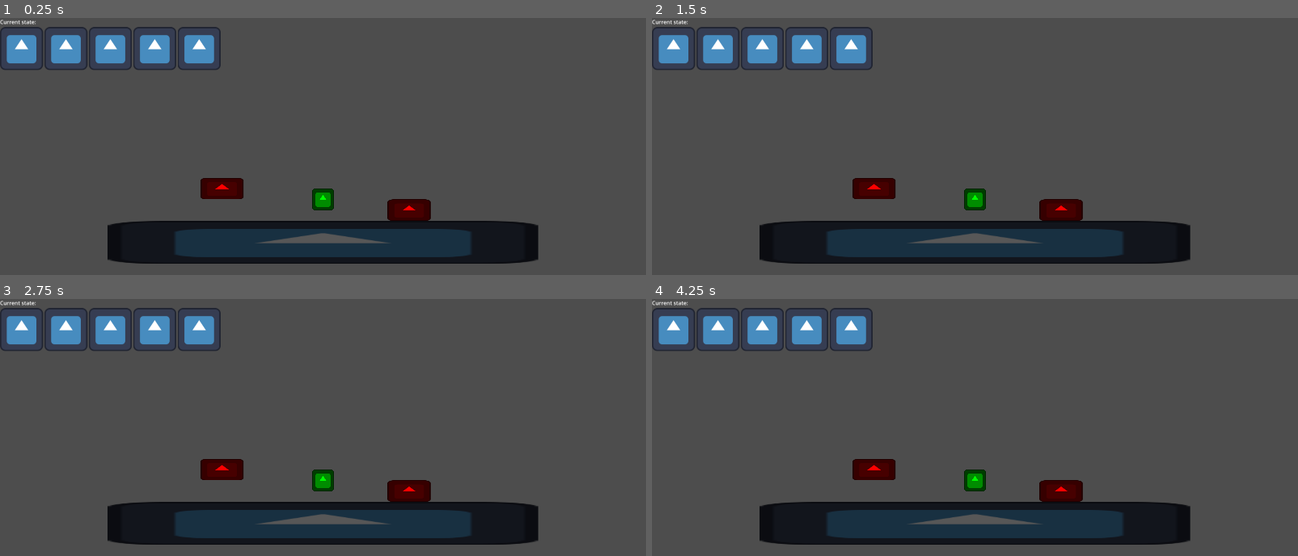
Above: before the commit, frames 1-4 (two rows, left to right).
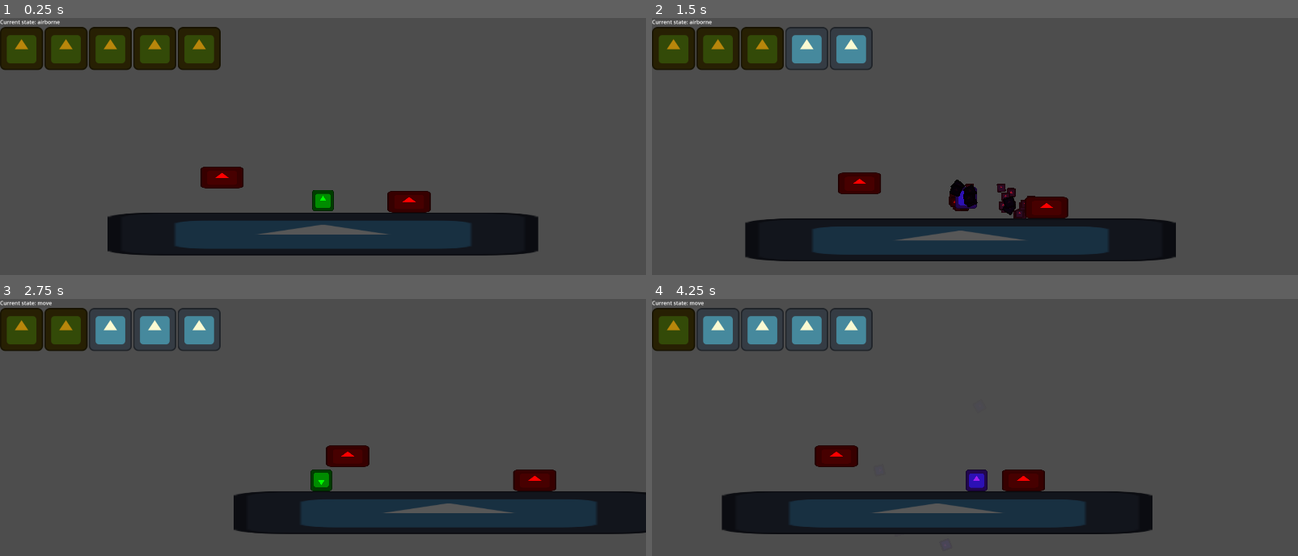
Above: after the commit, the same moments.

Repository: BitesTheGaster/SoyZoteboat
Game: Godot game, scene res://main.tscn
Same seed, same stepped clock (60 frames per second), same inputs: the game is played once before the commit and once after it. The engine's default icon, where the game draws it, is replaced by a stand-in: a white triangle on a blue panel in a dark square.
Inputs:
- Up to frame 1 (0.25 s): no input
- Up to frame 2 (1.5 s): hold Right (Right) from 0.53 s (still down); tap C (Dash) at 0.6, 1.35 s; tap Z (Jump) at 0.77 s
- Up to frame 3 (2.75 s): tap Z (Jump) at 1.52 s; release Right (Right) at 2.03 s; hold Left (Left) from 2.03 s (still down); tap X (Slash) at 2.1 s; tap C (Dash) at 2.3 s
- Up to frame 4 (4.25 s): release Left (Left) at 2.78 s; hold Right (Right) from 2.78 s (still down); tap C (Dash) at 2.85, 3.6 s; tap Z (Jump) at 3.02, 3.77 s

The runs differ from the first frame. In frame 1, 14% of the frame differs, in the area x 0-84%, y 0-96%; in frame 2, 9.9%; in frame 3, 20%, in the area x 0-100%, y 0-96%; in frame 4, 16%.
Error before the commit: Parse Error: Could not resolve class "PlayerState". (res://StateMachines/Player/AirbornePlayerState.gd:1)

Commit message:
dashing, health, particles

Diff:
--- a/Controllers/PlayerController.gd
+++ b/Controllers/PlayerController.gd
@@ -5,30 +5,57 @@
 func _process(delta: float) -> void:
 	if not p.is_gameplay: return
 
+	# Quit game if player dies
+	if p.Health <= 0:
+		get_tree().quit()
+
+	# Make player purple while invinsible
+	if p.is_invincible:
+		p.sprite.modulate = Color.PURPLE
+	else:
+		p.sprite.modulate = Color.GREEN
+
+	# Updating slash position
+	if !p.attacking:
+		var ang = Vector2.ZERO
+		if p.raw_dir.y:
+			ang = Vector2(0, p.raw_dir.y)
+		else:
+			ang = Vector2(p.last_dir, 0)
+		p.slash_center.rotation = ang.angle()
+
+	# Face player to last pressed direction
+	p.sprite.flip_v = p.last_dir == -1
+
+	# Updating base variables
 	p.falling = p.velocity.y > 0
 	if p.jumping and p.falling:
 		p.jumping = false
 	elif Input.is_action_just_pressed("Jump") and p.velocity.y <= 0:
 		p.jumping = true
+	if p.is_on_floor() and not p.canDash and not p.dashing:
+		p.canDash = true
 
 
 func _physics_process(delta: float) -> void:
 	if not p.is_gameplay: return
 
+	# Apply player moves
 	p.move_and_slide()
 
 func handle_physics(delta: float):
-	# Add the gravity.
-	if not p.is_on_floor():
+	# Add the gravity
+	if not p.is_on_floor() or not p.dashing:
 		p.velocity += p.G * delta
 
-	#Add pogo knockback
+	# Add pogo knockback
 	if p.pogo_velocity.x:
 		p.velocity.x = p.pogo_velocity.x
 		p.current_speed = 0
 		p.pogo_velocity.x = 0
 	if p.pogo_velocity.y:
 		p.velocity.y = p.pogo_velocity.y
+		p.canDash = p.canDash or p.pogo_velocity.y < 0
 		p.pogo_velocity.y = 0
 
 	if p.active_input:
@@ -39,46 +66,66 @@
 
 func handle_input():
 	if p.active_input:
-		p.raw_dir = Input.get_vector("Left", "Right", "Up", "Down")
-		if not p.dashing:
-			p.move_dir = p.raw_dir.x
-		if p.raw_dir and !p.attacking:
-			var ang = Vector2.ZERO
-			if p.raw_dir.y:
-				ang = Vector2(0, p.raw_dir.y)
-			else:
-				ang = Vector2(p.raw_dir.x, 0)
-			p.slash_center.rotation = ang.angle()
+		# Get move input
+		p.raw_dir = Vector2(Input.get_axis("Left", "Right"), Input.get_axis("Up", "Down"))
+		p.move_dir = p.raw_dir.x
+		if p.raw_dir.x and !p.dashing:
+			p.last_dir = p.raw_dir.x
+
+		# Get dash input
+		p.canDash = p.canDash and p.dash_delay.is_stopped()
 		if Input.is_action_just_pressed("Dash") and p.canDash:
+			p.dash_particles.emitting = true
 			p.dashing = true
+			p.canDash = false
 			p.dash_length.start()
 
 func handle_movement():
+	# Move player left and right
 	p.current_speed = lerp(p.current_speed, p.SPEED, 0.2)
-	if p.move_dir:
-		p.velocity.x = move_toward(p.velocity.x, p.move_dir * p.SPEED, p.current_speed)
+	if not p.dashing:
+		if p.move_dir:
+			p.velocity.x = move_toward(p.velocity.x, p.move_dir * p.SPEED, p.current_speed)
+		else:
+			p.velocity.x = move_toward(p.velocity.x, 0, p.current_speed)
+	# Move player while dash
 	else:
-		p.velocity.x = move_toward(p.velocity.x, 0, p.current_speed)
-
+		p.velocity.x = p.last_dir * p.SPEED * 6
+		p.velocity.y = 0.0
 func handle_jump():
-	# Handle jump.
+	# Handle jump
 	if Input.is_action_just_pressed("Jump"):
 		p.velocity.y = p.JUMP_VELOCITY
 
 func handle_attacks():
 	if p.active_input:
+		# Create slash
 		if Input.is_action_just_pressed("Slash") and p.canAttack:
 			var slash_scene = p.slash_scene.instantiate()
 			p.slash_pos.add_child(slash_scene)
-
-func handle_collisions():
-	if p.collision
 
 func _on_attack_delay_timeout() -> void:
 	p.canAttack = true
 
 func _on_dash_length_timeout() -> void:
 	p.dashing = false
+	p.dash_delay.start()
 
 func _on_inv_frames_timeout() -> void:
 	p.is_invincible = false
+
+func _on_hitbox_area_entered(area: Area2D) -> void:
+	# Taking damage from spikes
+	if area.is_in_group("spikes"):
+		p.damage_particles.emitting = true
+		p.is_invincible = true
+		p.inv_frames.start()
+		p.Health -= 1
+		p.hud.update_health(p.Health)
+		#reset player position
+		p.position = Vector2.ZERO
+		p.velocity = Vector2.ZERO
+		p.canAttack = true
+		p.canDash = true
+		p.dashing = false
+		p.attacking = false
--- a/Player/player.gd
+++ b/Player/player.gd
@@ -9,7 +9,11 @@
 @onready var dash_length : Timer = $Timers/DashLength
 @onready var attack_delay : Timer = $Timers/AttackDelay
 @onready var inv_frames : Timer = $Timers/InvFrames
+@onready var dash_delay : Timer = $Timers/DashDelay
 @onready var collision : CollisionShape2D = $CollisionShape2D
+@onready var sprite : Sprite2D = $CollisionShape2D/Sprite2D
+@onready var dash_particles : CPUParticles2D = $CollisionShape2D/Sprite2D/DashParticles
+@onready var damage_particles : CPUParticles2D = $CollisionShape2D/Sprite2D/DamageParticles
 
 const G := Vector2(0, 980)
 const SPEED := 250.0
@@ -37,5 +41,6 @@
 
 var raw_dir := Vector2.ZERO
 var move_dir := 0.0
+var last_dir := 1.0
 var pogo_velocity := Vector2.ZERO
 var current_speed := 0.0
--- a/Player/player.tscn
+++ b/Player/player.tscn
@@ -11,16 +11,69 @@
 [sub_resource type="RectangleShape2D" id="RectangleShape2D_4ntmi"]
 size = Vector2(64, 64)
 
+[sub_resource type="Gradient" id="Gradient_vtle1"]
+offsets = PackedFloat32Array(0.02, 1)
+colors = PackedColorArray(1, 0, 0, 1, 0.9957656, 1, 0.31805596, 1)
+
+[sub_resource type="Gradient" id="Gradient_od3ui"]
+offsets = PackedFloat32Array(0, 0.74666667, 1)
+colors = PackedColorArray(0, 0, 0, 1, 0.827451, 0.3254902, 0.31764707, 1, 1, 1, 1, 0)
+
 [node name="Player" type="CharacterBody2D"]
 script = ExtResource("1_4ntmi")
 
 [node name="CollisionShape2D" type="CollisionShape2D" parent="."]
 shape = SubResource("RectangleShape2D_4ntmi")
 
-[node name="Sprite2D" type="Sprite2D" parent="."]
+[node name="Sprite2D" type="Sprite2D" parent="CollisionShape2D"]
 modulate = Color(0, 1, 0, 1)
 scale = Vector2(0.5, 0.5)
 texture = ExtResource("1_l8h54")
+
+[node name="DashParticles" type="CPUParticles2D" parent="CollisionShape2D/Sprite2D"]
+show_behind_parent = true
+scale = Vector2(2, 2)
+emitting = false
+amount = 57
+texture = ExtResource("1_l8h54")
+lifetime = 0.2
+one_shot = true
+lifetime_randomness = 0.1
+emission_shape = 3
+emission_rect_extents = Vector2(32, 32)
+direction = Vector2(0, 0)
+spread = 20.0
+gravity = Vector2(0, -1000)
+angular_velocity_min = -45.0
+angular_velocity_max = 45.0
+orbit_velocity_min = -0.5
+orbit_velocity_max = 0.5
+scale_amount_min = 0.2
+scale_amount_max = 0.2
+color_ramp = SubResource("Gradient_vtle1")
+
+[node name="DamageParticles" type="CPUParticles2D" parent="CollisionShape2D/Sprite2D"]
+emitting = false
+amount = 10
+texture = ExtResource("1_l8h54")
+lifetime = 0.5
+one_shot = true
+explosiveness = 0.9
+lifetime_randomness = 0.15
+spread = 180.0
+gravity = Vector2(0, 0)
+initial_velocity_min = 750.0
+initial_velocity_max = 1000.0
+angular_velocity_min = -720.0
+angular_velocity_max = 720.0
+scale_amount_min = 0.25
+scale_amount_max = 0.25
+color_ramp = SubResource("Gradient_od3ui")
+
+[node name="Hitbox" type="Area2D" parent="."]
+
+[node name="CollisionShape2D" type="CollisionShape2D" parent="Hitbox"]
+shape = SubResource("RectangleShape2D_4ntmi")
 
 [node name="PlayerController" type="Node" parent="." node_paths=PackedStringArray("p")]
 script = ExtResource("8_od3ui")
@@ -62,7 +115,11 @@
 [node name="Timers" type="Node" parent="."]
 
 [node name="DashLength" type="Timer" parent="Timers"]
-wait_time = 0.5
+wait_time = 0.1
+one_shot = true
+
+[node name="DashDelay" type="Timer" parent="Timers"]
+wait_time = 0.3
 one_shot = true
 
 [node name="AttackDelay" type="Timer" parent="Timers"]
@@ -73,6 +130,7 @@
 wait_time = 0.5
 one_shot = true
 
+[connection signal="area_entered" from="Hitbox" to="PlayerController" method="_on_hitbox_area_entered"]
 [connection signal="timeout" from="Timers/DashLength" to="PlayerController" method="_on_dash_length_timeout"]
 [connection signal="timeout" from="Timers/AttackDelay" to="PlayerController" method="_on_attack_delay_timeout"]
 [connection signal="timeout" from="Timers/InvFrames" to="PlayerController" method="_on_inv_frames_timeout"]
--- a/Player/slash.gd
+++ b/Player/slash.gd
@@ -22,8 +22,8 @@
 
 func _on_area_entered(area: Area2D) -> void:
 	if area.is_in_group("spikes") and can_pogo:
-		p.pogo_velocity = -Vector2.from_angle(global_rotation) * 300
-		p.pogo_velocity.x *= 2
+		p.pogo_velocity = -Vector2.from_angle(global_rotation) * 350
+		p.pogo_velocity.x *= 1.5
 		p.pogo_velocity = p.pogo_velocity.round()
 		p.camera.pogo_velocity_buffer = p.pogo_velocity
 		can_pogo = false
--- a/UI/Hud/hud.gd
+++ b/UI/Hud/hud.gd
@@ -1,4 +1,8 @@
 class_name Hud extends Control
+
+func _ready() -> void:
+	for child in $VBoxContainer/HBoxContainer.get_children():
+		child.modulate = Color.DARK_GOLDENROD
 
 func change_current_state(state_name: String):
 	$VBoxContainer/Current_state.text = "Current state: " + state_name
@@ -7,7 +11,7 @@
 	var cnt := 1
 	for child in $VBoxContainer/HBoxContainer.get_children():
 		if cnt<=new_hp:
-			child.show()
+			child.modulate = Color.DARK_GOLDENROD
 		else:
-			child.hide()
+			child.modulate = Color.LIGHT_GOLDENROD
 		cnt += 1
--- a/main.tscn
+++ b/main.tscn
@@ -27,7 +27,7 @@
 texture = ExtResource("1_ig7tw")
 
 [node name="Area2D2" type="Area2D" parent="." groups=["spikes"]]
-position = Vector2(-300, -32)
+position = Vector2(-300, -40)
 
 [node name="CollisionShape2D" type="CollisionShape2D" parent="Area2D2"]
 shape = SubResource("RectangleShape2D_0xm2m")
--- a/project.godot
+++ b/project.godot
@@ -10,7 +10,7 @@
 
 [application]
 
-config/name="GamalkaDlyaSilaedra"
+config/name="SoyZoteboat"
 run/main_scene="uid://0n613sa6lspk"
 config/features=PackedStringArray("4.5", "Forward Plus")
 config/icon="res://icon.svg"
Not shown: 1 places in Player/player.tscn that only renumber resources
